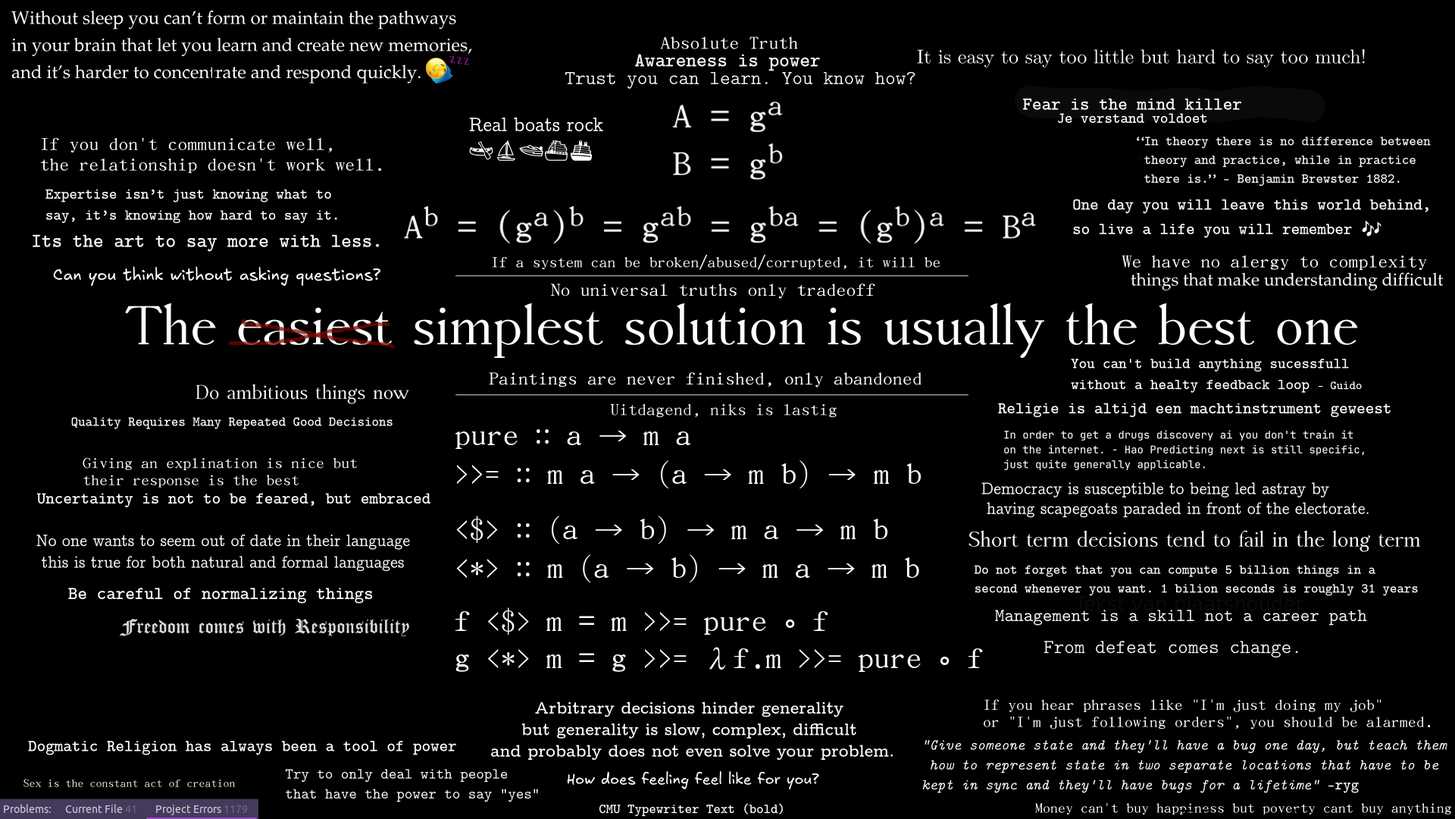
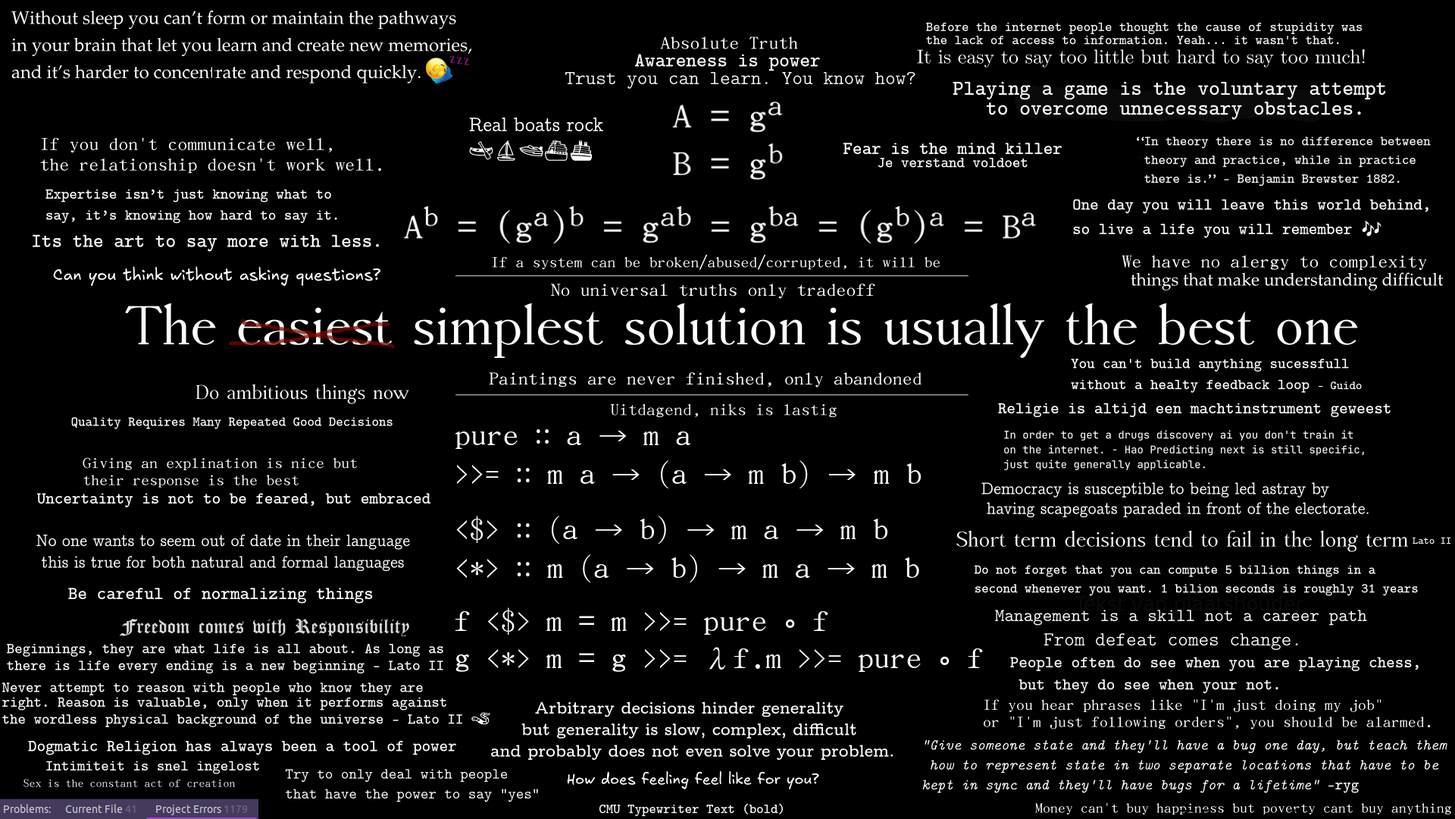
Revision of a layered 1455×819 image; what changed, layer by layer:
painted on "Vectorlaag 1" (5th of 5) over (957, 529, 1337, 534)
painted on "Tekenlaag 3 (geplakt)" over (194, 21, 1452, 774)
painted on "monads big" over (388, 529, 1019, 725)
painted on "sleep + arbitrary hinders" over (2, 21, 1452, 774)
painted on "background" over (2, 21, 1452, 774)
